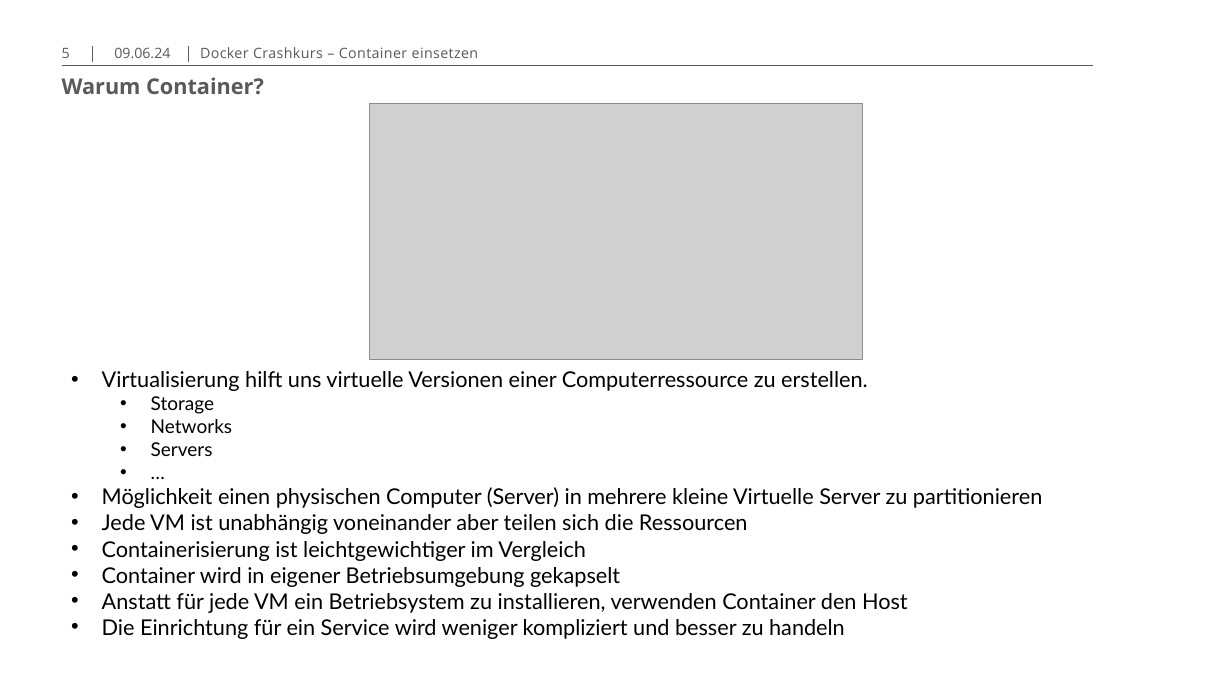
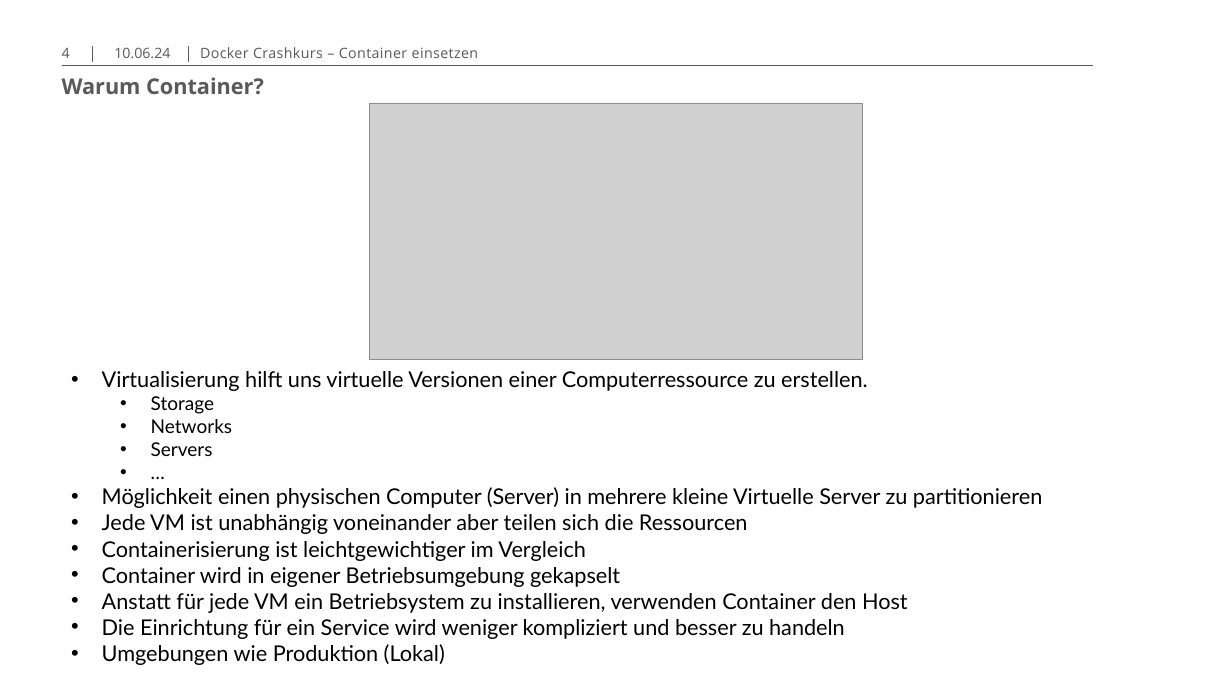
Before and after one commit to baturyusaoezdemir/docker-crashkurs, a slide deck: slide 4 of Sitzungen/01-Einführung/Einfuerung.pptx (slide 5 before the commit). Drawn at 1232x693 pixels with LibreOffice and Linux fonts; fonts in the diff are those of the drawing; grey boxes stand for pictures; background and template pictures are left out. Boxes give left, top, right and bottom in pixels: in the first picture for what was removed or moved away, otherwise in the second. Text is boxed around its words. In the diff, an @@ line names an element or a change of style, - is before the commit and + after.

```diff
--- a/Sitzungen/01-Einführung/Einfuerung.pptx
+++ b/Sitzungen/01-Einführung/Einfuerung.pptx
@@ page number at <box>62,48,70,58</box>: text changed @@
-5
+4
@@ text at <box>114,47,170,58</box>: text changed @@
-09.06.24
+10.06.24
@@ text at <box>102,644,445,665</box>: paragraph added @@
+• Umgebungen wie Produktion (Lokal)
```
Also in this commit, not shown: 6 other slides changed, 1 slide removed, 3 other files.
